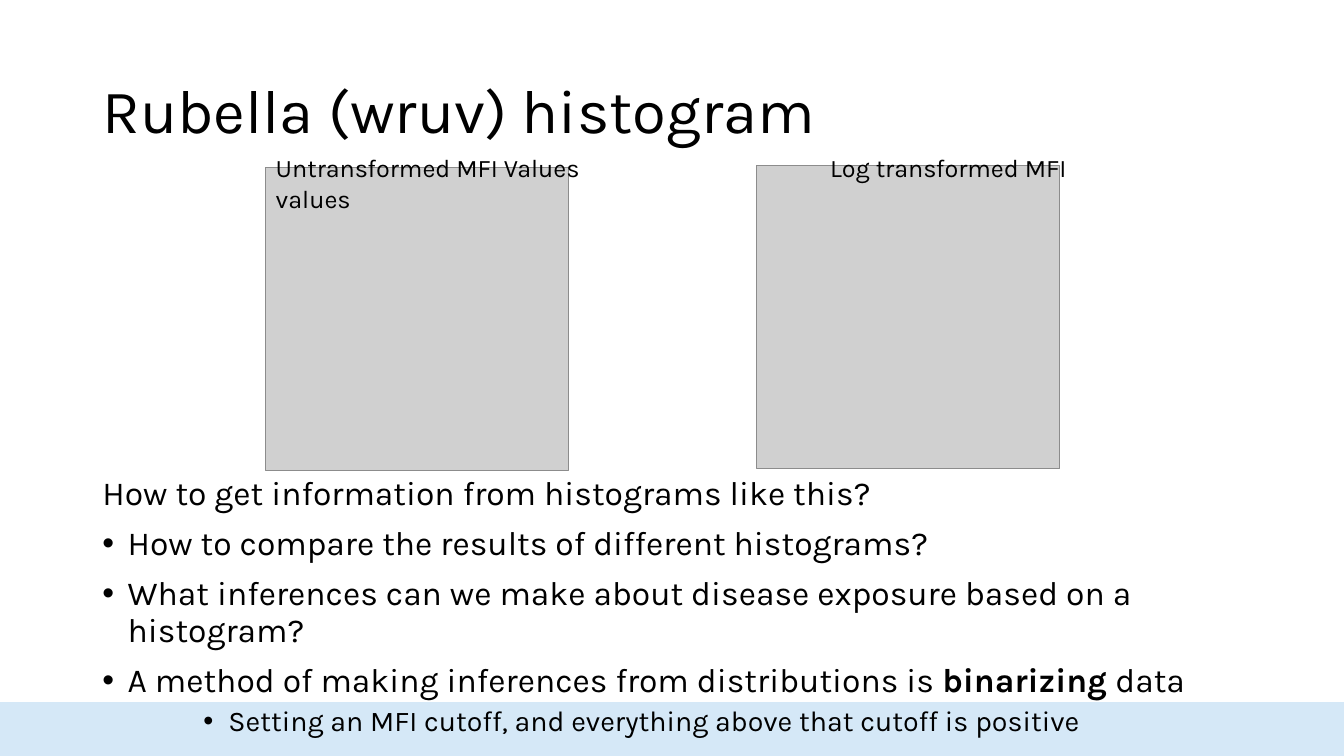
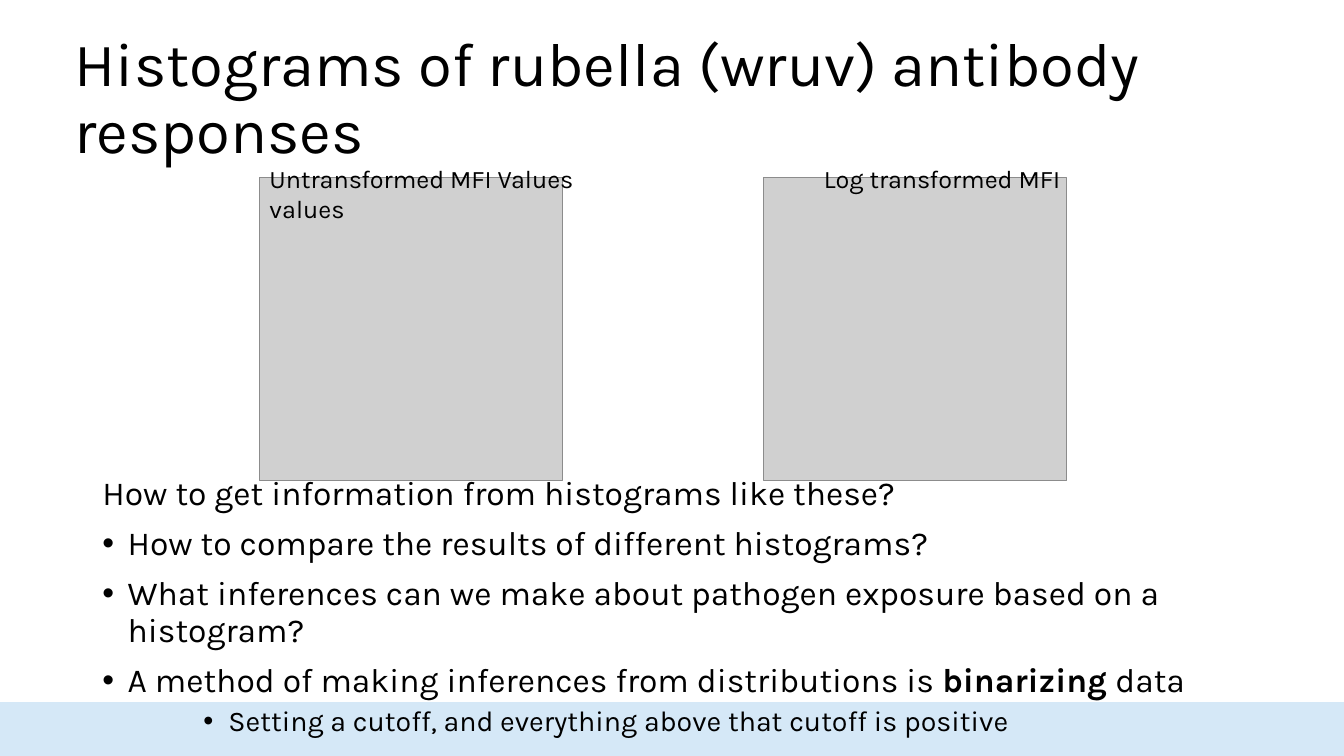
Before and after one commit to HopkinsIDD/seroanalytics_workshop, a slide deck: slide 8 of Lecture 3/Lecture 3 draft v2.pptx. Drawn at 1344x756 pixels with LibreOffice and Linux fonts; fonts in the diff are those of the drawing; grey boxes stand for pictures; background and template pictures are left out. Boxes give left, top, right and bottom in pixels: in the first picture for what was removed or moved away, otherwise in the second. Text is boxed around its words. In the diff, an @@ line names an element or a change of style, - is before the commit and + after.

```diff
--- a/Lecture 3/Lecture 3 draft v2.pptx
+++ b/Lecture 3/Lecture 3 draft v2.pptx
@@ title at <box>75,41,1140,168</box>: text changed @@
-Rubella (wruv) histogram
+Histograms of rubella (wruv) antibody responses
@@ picture: place and size @@
-picture at <box>266,167,570,471</box>
+picture at <box>260,177,564,481</box>
@@ text "Untransformed MFI Values Log transformed ...": place and size @@
-text "Untransformed MFI Values Log transformed ..." at <box>276,155,1067,184</box>
+text "Untransformed MFI Values Log transformed ..." at <box>269,165,1061,194</box>
@@ picture: place and size @@
-picture at <box>757,166,1061,470</box>
+picture at <box>764,177,1068,481</box>
@@ text at <box>102,474,895,513</box>: text changed @@
-How to get information from histograms like this?
+How to get information from histograms like these?
@@ text at <box>128,582,1159,650</box>: text changed @@
-• What inferences can we make about disease exposure based on a histogram?
+• What inferences can we make about pathogen exposure based on a histogram?
@@ text at <box>228,711,1008,738</box>: text changed @@
-    • Setting an MFI cutoff, and everything above that cutoff is positive
+    • Setting a cutoff, and everything above that cutoff is positive
```
Also in this commit, not shown: 22 other slides changed, 1 slide added, 1 other file.
